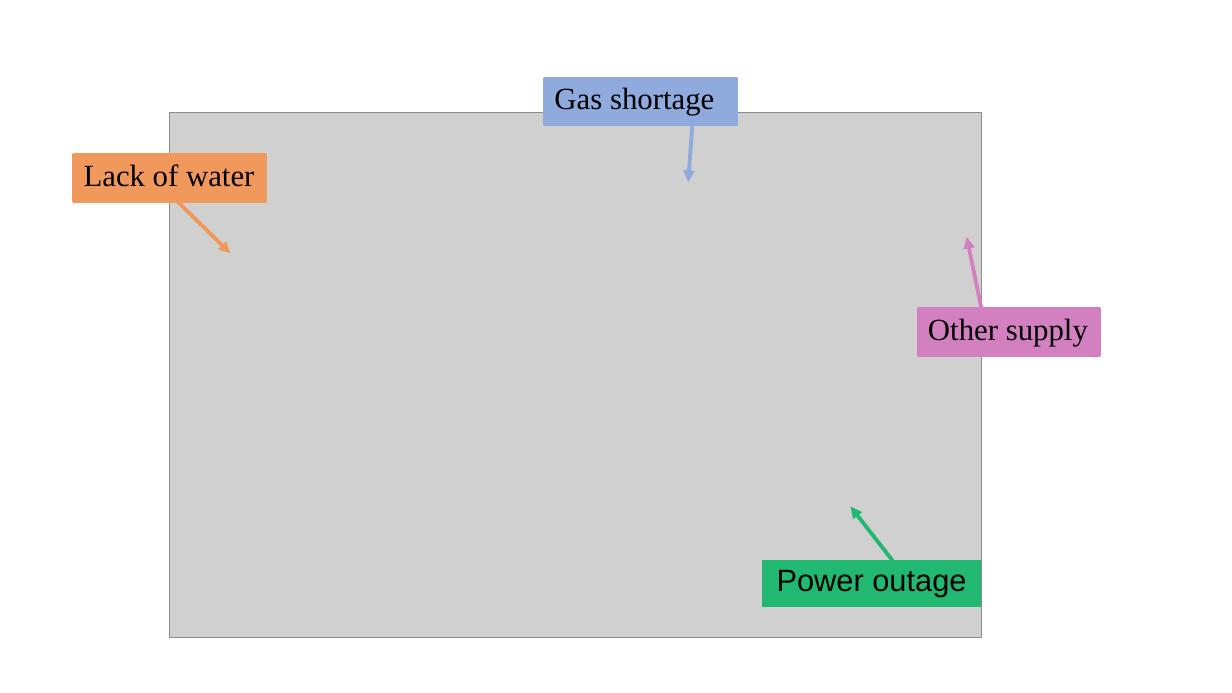
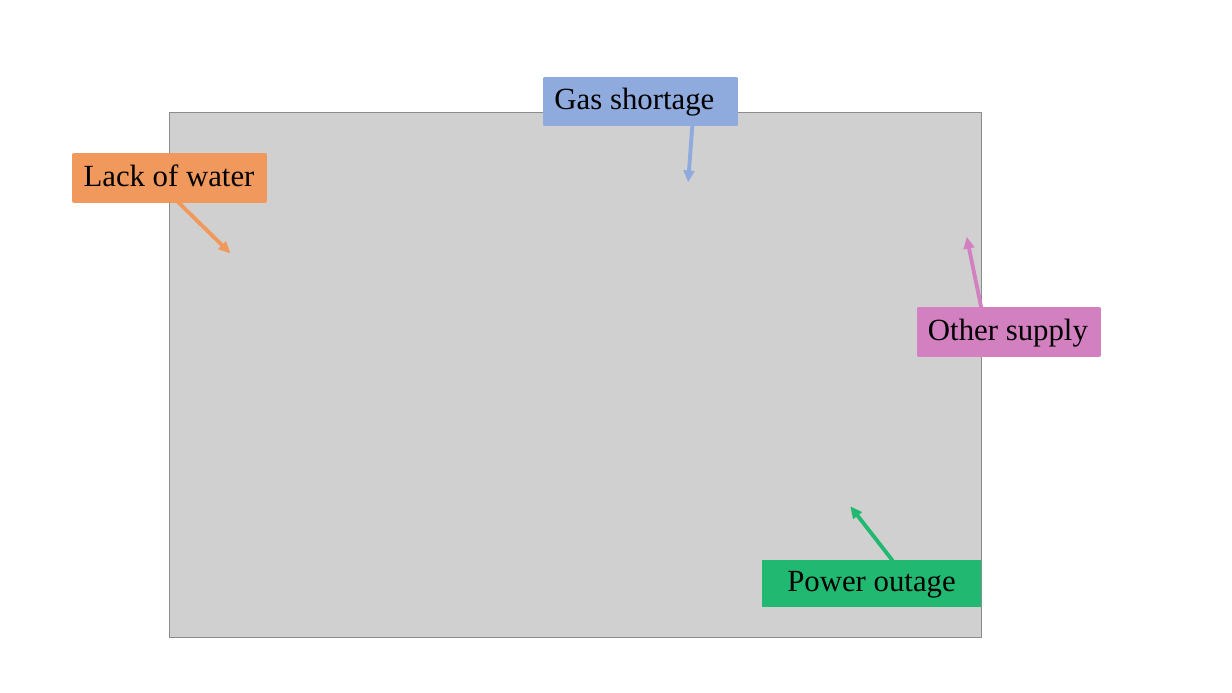
Before and after one commit to fangjin/PNAS-climate, a slide deck: slide 9 of figures/source-code-plot/timeseries-frame.pptx. Drawn at 1232x693 pixels with LibreOffice and Linux fonts; fonts in the diff are those of the drawing; grey boxes stand for pictures. Boxes give left, top, right and bottom in pixels: in the first picture for what was removed or moved away, otherwise in the second. Text is boxed around its words. In the diff, an @@ line names an element or a change of style, - is before the commit and + after.

```diff
--- a/figures/source-code-plot/timeseries-frame.pptx
+++ b/figures/source-code-plot/timeseries-frame.pptx
@@ rectangle "Power outage" at box(762, 561, 981, 607): font Arial to Times New Roman @@
```
Also in this commit, not shown: 2 slides added.
